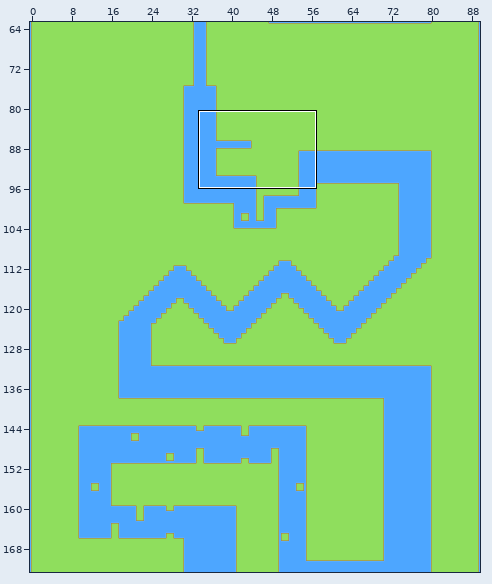
One commit to this Tiled map: Assets/com.seanba.super-tiled2unity/FINAL/Maps/Overworld 1.tmx. The first picture is a wide view before the edit; the outline marks the close-up.
Close-up. The starting point:
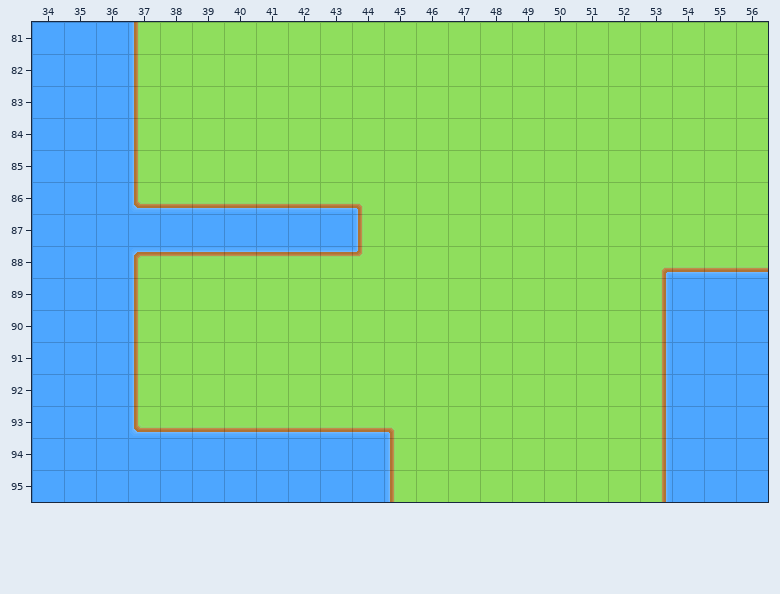
Cells are 32x32 px. Shown: x 34..56, y 81..95. The commit also changed other parts of the map, which this record leaves out.
The same view after the edit:
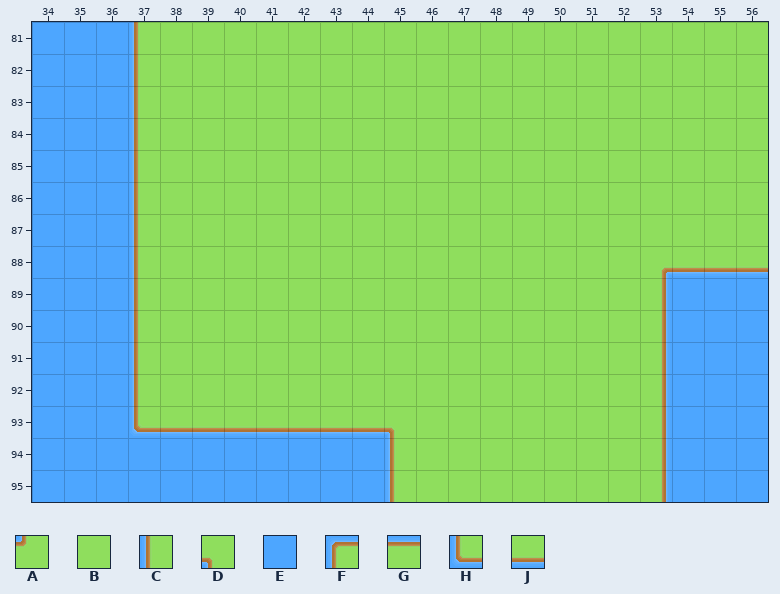
Key: from "Grass": A 60 "2.5", B 61 "2.6", C 75 "4.4", D 84 "5.5", E 88 "6.1", F 100 "1.5", G 101 "1.6", H 115 "6.5", J 116 "6.6".
_ is an empty cell.
Edits made:
Layer "Tile Layer 1":
y 86: x 37..44 HJJJJJJD -> CBBBBBBB
y 87: x 37..44 EEEEEEEC -> CBBBBBBB
y 88: x 37..44 FGGGGGGA -> CBBBBBBB
Pixel boxes of the changes (left, top, right, bottom) in both close-ups:
changed: (130, 200, 364, 260)
